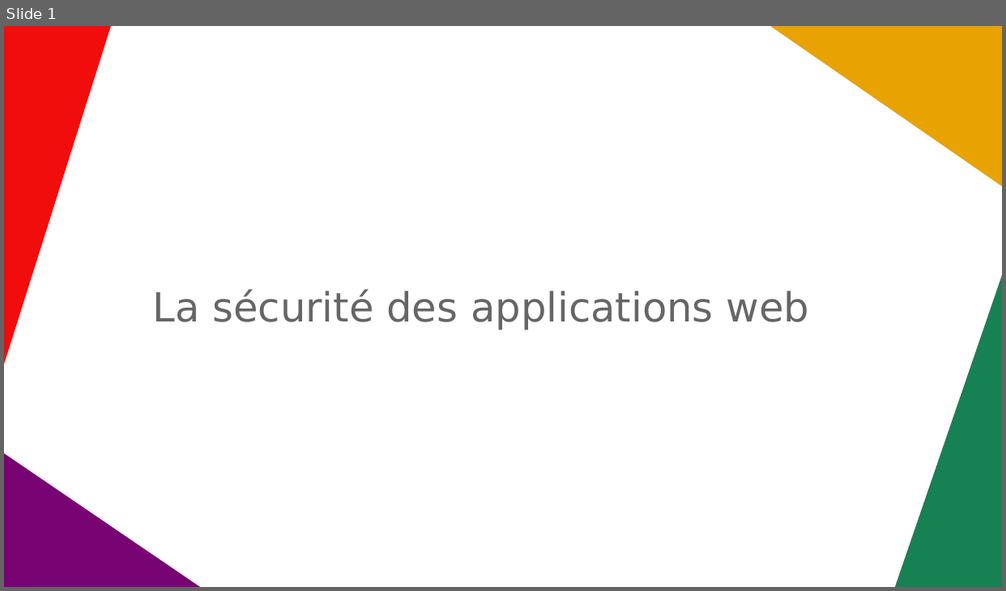
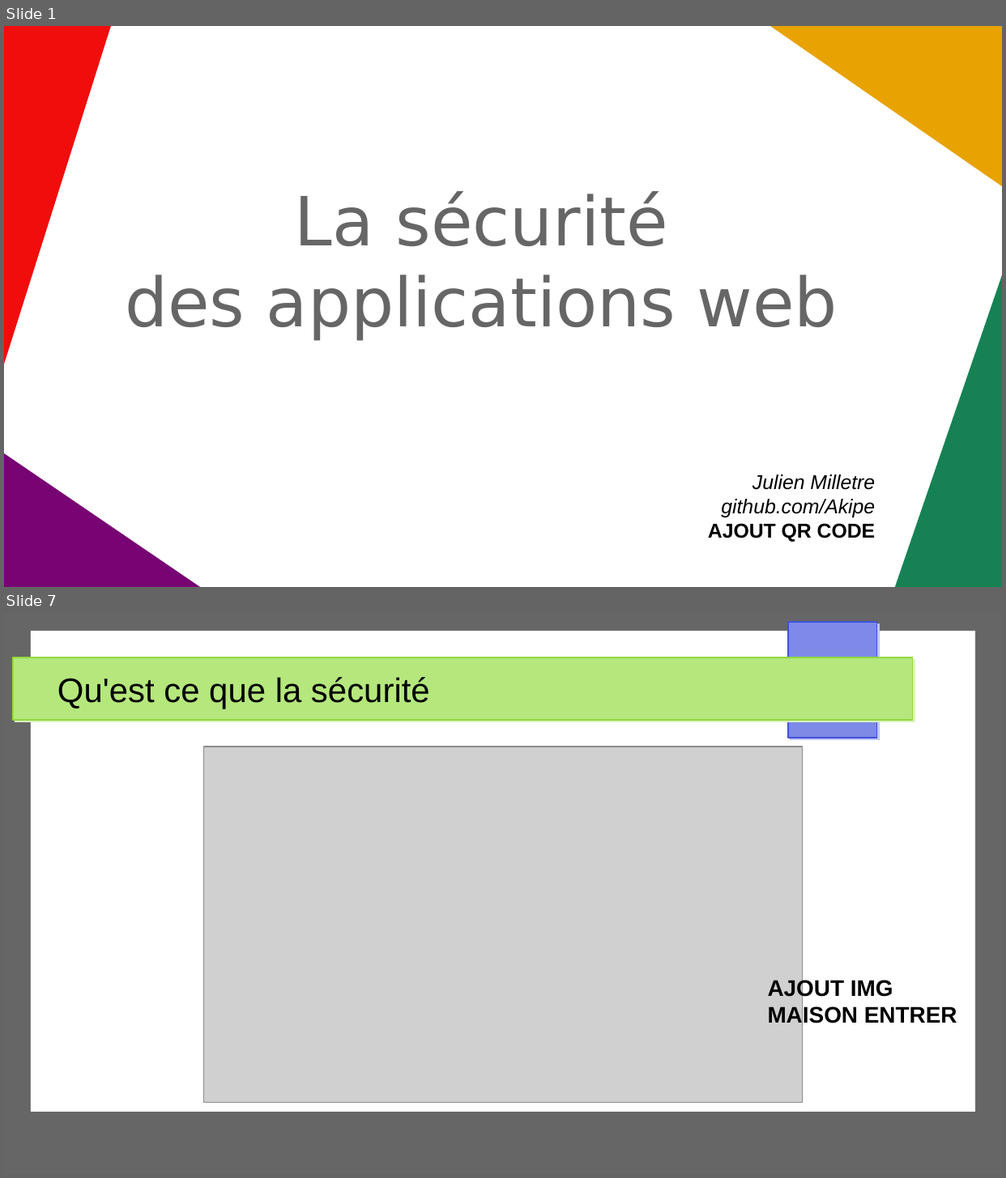
Before and after one commit to Akipe/abc_2105, a slide deck: other/presentations/securite_app_web/presentation_securite_app_web_v2.odp. Shown one above the other, each under a label of ours: slide 1 before the commit, slides 1 and 7 after it; the slides between them are not shown. The pictures are 1006x591 and 1006x1178 pixels, drawn with LibreOffice and Linux fonts; fonts in the diff are those of the drawing; grey boxes stand for pictures. Boxes give left, top, right and bottom in pixels: in the first picture for what was removed or moved away, otherwise in the second. Text is boxed around its words. In the diff, an @@ line names an element or a change of style, - is before the commit and + after.

```diff
--- a/other/presentations/securite_app_web/presentation_securite_app_web_v2.odp
+++ b/other/presentations/securite_app_web/presentation_securite_app_web_v2.odp
@@ slide 7 added at [4, 613, 1002, 1174], background #FFFFFF @@
@@ rectangle added at [4, 613, 1002, 1174], fill #666666 @@
@@ rectangle added at [32, 631, 976, 1112], fill #FFFFFF @@
@@ rectangle added at [788, 622, 877, 738], fill #7D8AE7, outline #3F52D9 0.85 pt @@
@@ rectangle added at [13, 658, 913, 720], fill #B5E77D, outline #91D93F 0.85 pt @@
@@ title added at [57, 677, 430, 709], 27 pt, text #000000 @@
+Qu'est ce que la sécurité
@@ picture added at [204, 747, 803, 1104] @@
@@ text added at [768, 978, 957, 1028], 18 pt, text #000000, bold @@
+AJOUT IMG
+MAISON ENTRER
@@ slide 1 changed as well @@
@@ subtitle at [125, 191, 837, 340]: text changed; size 32 to 54 pt @@
-La sécurité des applications web
+La sécurité
+des applications web
@@ text added at [708, 475, 876, 542], 16 pt, text #000000, italic @@
+Julien Milletre
+github.com/Akipe
+AJOUT QR CODE
```
Also in this commit, not shown: 1 other slide changed, 16 other slides added, 1 slide removed, 8 other files.
